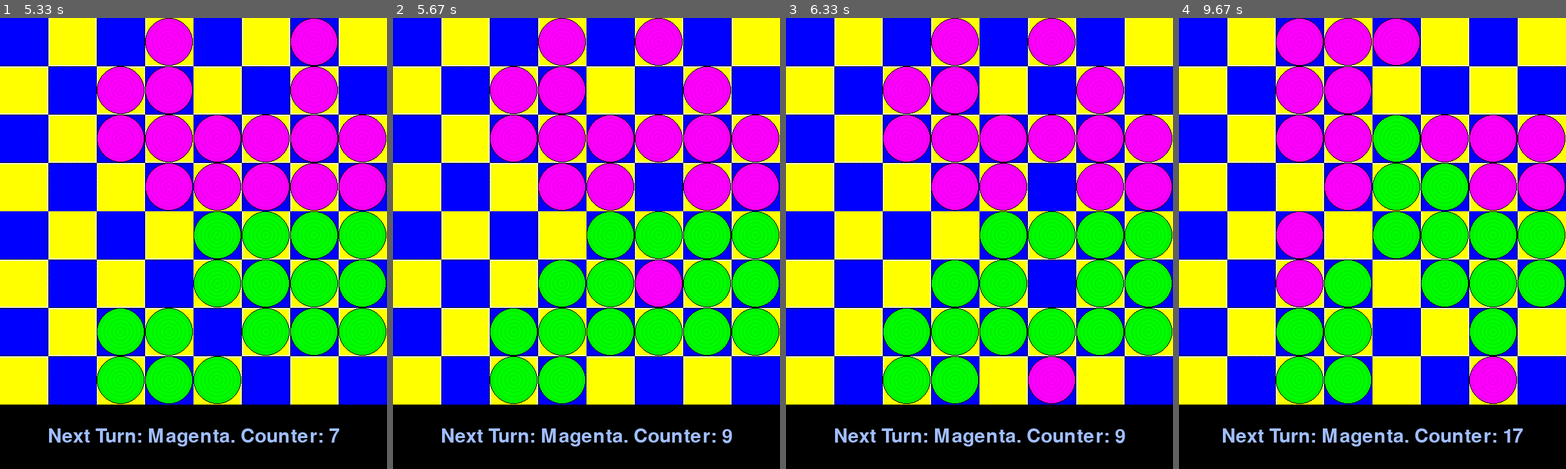
Above: before the commit, frames 1-4 (left to right).
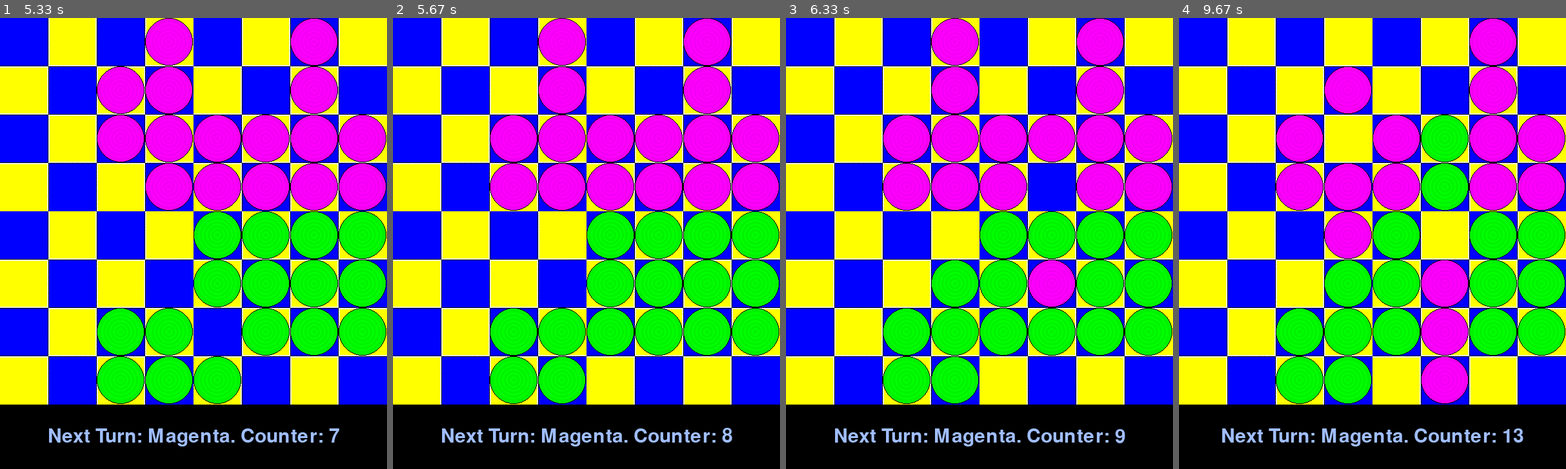
Above: after the commit, the same moments.

Repository: Patlatus/Pygame-Overcrowded-Trolleybus
Game: pygame game, started from main.py
Two runs of this game, one before a commit and one after it. Both use one fixed random seed, a clock stepped at 60 frames per second and the inputs below.
Inputs (mouse positions are in pixels of both pictures, inside the frame that each line leads up to):
- Up to frame 1 (5.33 s): move the mouse to (201, 90) at 1.97 s; click (201, 90) at 2.32 s; move the mouse to (100, 153) at 2.8 s; click (100, 153) at 3.25 s; move the mouse to (197, 293) at 3.83 s; click (197, 293) at 4.32 s
- Up to frame 2 (5.67 s): no input
- Up to frame 3 (6.33 s): move the mouse to (1080, 202) at 6.08 s
- Up to frame 4 (9.67 s): click (1473, 202) at 6.6 s

Frame 1 is identical in both runs. In frame 2, 7.1% of the frame differs, in the area x 25-88%, y 0-95%; in frame 3, 6.1%; in frame 4, 23%, in the area x 11-100%, y 0-95%.

Commit message:
Teach new AI Implementation to complete the game. End spiel

Diff:
--- a/ai.py
+++ b/ai.py
@@ -2,6 +2,9 @@
 from board import *
 class Ai():
     def __init__(self, graphics, board):
+        self.empty_middle = None
+        self.last_mode = None
+        self.last_line = None
         self.turn = 1
         self.graphics = graphics
         self.board = board
@@ -79,6 +82,9 @@
         x,y = pos
         return x >= 4 and (self.magenta == (y >= 4))
 
+    def manhatten(self, ax, ay, bx, by):
+        return abs(bx - ax) + abs(by - ay)
+
     def manhetten(self, start, finish):
         sx, sy = start
         fx, fy = finish
@@ -90,18 +96,26 @@
         sx, sy = start
         fx, fy = finish
         val = self.magenta != opponent
-        last_line = self.last_magenta_line() if val else self.last_green_line()
-        sign = 1 if fy < last_line else 0 if val else -1 if fy > last_line else 0
+
+        em = self.empty_middle
+
+        sign = 1 if val else -1
         horizontal_pull = fx - sx if (fy > 4) == val else 0
-        if self.print_wm:
-            print('wm: v ', val, ' fy ', fy, ' fy>4 ', (fy > 4), ' fy>4=val ', ((fy > 4) == val), ' hp ', horizontal_pull )
+        vertical_pull = (fy - sy) * sign if not self.last_mode else 0 #4 - abs(fy - empty_middle)
         homestart = self.manhetten(start, (7, 0) if val else (7, 7))
         homefinish = self.manhetten(finish, (7, 0) if val else (7, 7))
         deststart = self.manhetten(start, (7, 7) if val else (7, 0))
         destfinish = self.manhetten(finish, (7, 7) if val else (7, 0))
+        delta = self.manhatten(sx, sy, 4, em) - self.manhatten(fx, fy, 4, em)
+        pull = vertical_pull + horizontal_pull + delta if deststart == 0 else 0
+
         if self.print_wm:
-            print('wm: fy-sy ', (fy-sy), ' fy-sy * sign ', (fy - sy) * sign, ' hs ', homestart, ' hf ', -homefinish, ' df ', destfinish, ' ds ', deststart)
-        return (fy - sy) * sign + horizontal_pull + self.turn * (homestart - homefinish) + destfinish - deststart
+            print(
+                'wm: vp ', vertical_pull, ' hp ', horizontal_pull, ' hs-hf ', (homestart - homefinish), ' d ', delta,
+                ' df-ds ',  destfinish - deststart, ' fy-sy ', (fy-sy), ' fy-sy * sign ', (fy - sy) * sign,
+                ' em ', em, ' fy - empty_middle ', fy - em, ' 4-|em| ', 4 - abs(fy - em),
+                ' hs ', homestart, ' hf ', -homefinish, ' df ', destfinish, ' ds ', deststart)
+        return pull + self.turn * (homestart - homefinish) + destfinish - deststart
 
     # def distance(self, start, finish):
     #     """ not a distance anymore"""
@@ -156,7 +170,8 @@
 
         add_score = self.score(helpers['add'], ex, ey, pos)
 
-        bonus += 20 * add_score
+        if not self.last_mode:
+            bonus += 20 * add_score
 
         #print('Add helpers: ', score)
         #print('bonus for add helper: ', 20 * score)
@@ -172,11 +187,13 @@
         #print('negative bonus for opp add helper: ', 20 * score)
         #print('Opponent Rem helpers: ', opponent_helpers['rem'][sx][sy]);
         #print('negative bonus for opp rem helper: ', 20 * opponent_helpers['rem'][sx][sy]);
-        bonus += self.opponent_help_anti_bonus * opp_add_score
+        if not self.last_mode:
+            bonus += self.opponent_help_anti_bonus * opp_add_score
 
         opp_rem_score = self.score(opponent_helpers['rem'], sx, sy, end)
 
-        bonus += self.opponent_help_anti_bonus * opp_rem_score
+        if not self.last_mode:
+            bonus += self.opponent_help_anti_bonus * opp_rem_score
 
         e = self.worth_moving(start, end, False)
         fe = (20 + 25 * opponent_pieces) * e + bonus
@@ -221,8 +238,8 @@
 
         #print('Add helpers: ', score)
         #print('bonus for add helper: ', 20 * score)
-
-        bonus += 20 * add_score
+        if not self.last_mode:
+            bonus += 20 * add_score
         #print('Rem helpers: ', helpers['rem'][sx][sy]);
         #print('bonus for rem helper: ', 20 * helpers['rem'][sx][sy]);
         rem_score = self.score(helpers['rem'], sx, sy, end)
@@ -237,16 +254,17 @@
 
         ##print('Opponent Add helpers: ', score)
         ##print('negative bonus for opp add helper: ', 20 * score)
-
-        bonus += self.opponent_help_anti_bonus * opp_add_score
+        if not self.last_mode:
+            bonus += self.opponent_help_anti_bonus * opp_add_score
         ##print('Opponent Rem helpers: ', opponent_helpers['rem'][sx][sy]);
         ##print('negative bonus for opp rem helper: ', 20 * opponent_helpers['rem'][sx][sy]);
         opp_rem_score = self.score(opponent_helpers['rem'], sx, sy, end)
 
-        bonus += self.opponent_help_anti_bonus * opp_rem_score
+        if not self.last_mode:
+            bonus += self.opponent_help_anti_bonus * opp_rem_score
 
         e = self.worth_moving(start, end, False)
-        fe = (10 + self.turn) * e + bonus
+        fe = 10 * e + bonus
         return [fe, e, self.turn, add_score, rem_score, opp_add_score, opp_rem_score]
 
 
@@ -461,13 +479,21 @@
 
         #print('MAGENTA TURN AI')
 
+        self.last_line = self.last_magenta_line() if self.magenta else self.last_green_line()
+        self.last_mode = self.last_line != -1 and self.last_line != 8
+        self.empty_middle = (4 + self.last_line - 1) >> 1 if self.magenta else (3 + self.last_line + 1) >> 1
 
         helpers = self.helpers(False)
         opponent_helpers = self.helpers(True)
+        print('SELF ADD')
         self.print_h(helpers['add'])
+        print('SELF REM')
         self.print_h(helpers['rem'])
+        print('OPP ADD')
         self.print_h(opponent_helpers['add'])
+        print('OPP REM')
         self.print_h(opponent_helpers['rem'])
+
 
 
         hops = helpers['hops']
@@ -503,7 +529,7 @@
                         f = self.rel(pos, move)
                         score, we, t, ads, rs, oas, ors = self.evaluateStep(pos, move, helpers, opponent_helpers)
                         print(
-                            'STEP S: ', pos, ' move: ', move, ' f: ', f, ' w: ', w, ' e: ', e, ' we ', we, ' t ', t,
+                            'STEP S: ', pos, ' move: ', move, ' f: ', f,   ' e: ', score, ' we ', we, ' t ', t,
                             ' as ', ads, ' rs ', rs, ' oas ', oas, ' ors ', ors
                         )
                         if best_score is None or score > best_score:
--- a/main.py
+++ b/main.py
@@ -303,9 +303,6 @@
 			self.perform_ai_turn()
 
 	def perform_ai_turn(self):
-		if self.green == 50:
-			self.ai_green = False
-
 		print("self.turn", self.turn, ' ai m ', self.ai_magenta)
 		if self.turn == MAGENTA and self.ai_magenta:
 			print("running AI Magenta turn")
